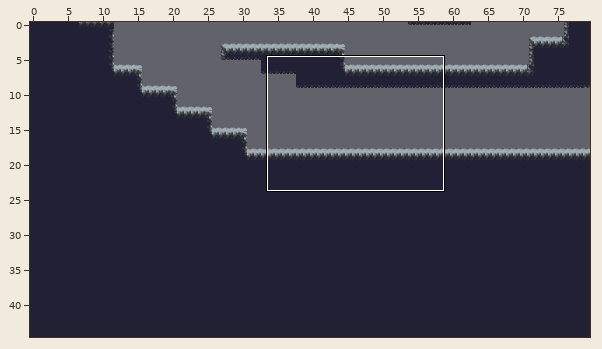
Two versions of a level (Tiled map, assets/texture/background/scene/map5.tmx). Above, an overview of the earlier version with the close-up marked.
Close-up. Before:
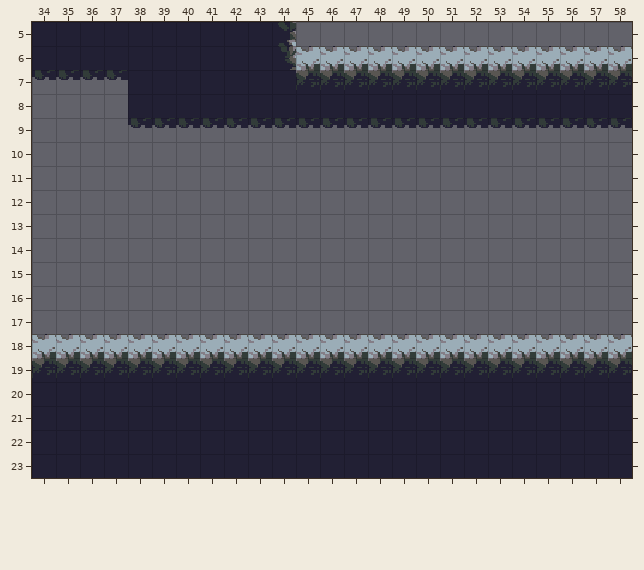
Cells are 16x16 px. Shown: x 34..58, y 5..23. The commit also changed other parts of the map, which this record leaves out.
The same view after the edit:
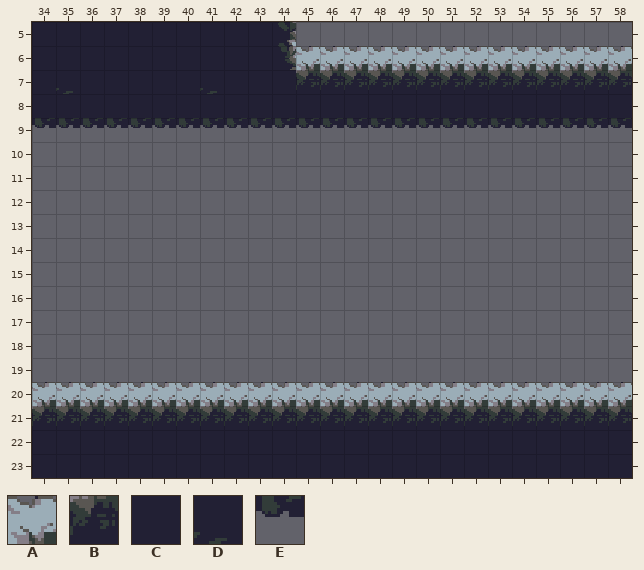
Key: from "cave_tiles_platform": A 21, B 54, C 183, D 346, E 483.
_ is an empty cell, . an unchanged one.
What changed:
--- layer "platform"
@@ x 34..41 @@
- 7 EEEE...C
- 8 ____....
- 9 ____....
+ 7 CDCC...D
+ 8 CCCC....
+ 9 EEEE....
@@ x 34..58 @@
-18 AAAAAAAAAAAAAAAAAAAAAAAAA
-19 BBBBBBBBBBBBBBBBBBBBBBBBB
-20 CCCCCCCCCCCCCCCCCCCCCCCCC
-21 CCCCCCCCCCCCCCCCCCCCCCCCC
+18 _________________________
+19 _________________________
+20 AAAAAAAAAAAAAAAAAAAAAAAAA
+21 BBBBBBBBBBBBBBBBBBBBBBBBB
Pixel boxes of the changes (left, top, right, bottom) in both close-ups:
changed: (32, 70, 128, 128)
changed: (200, 88, 217, 94)
changed: (32, 334, 632, 426)
